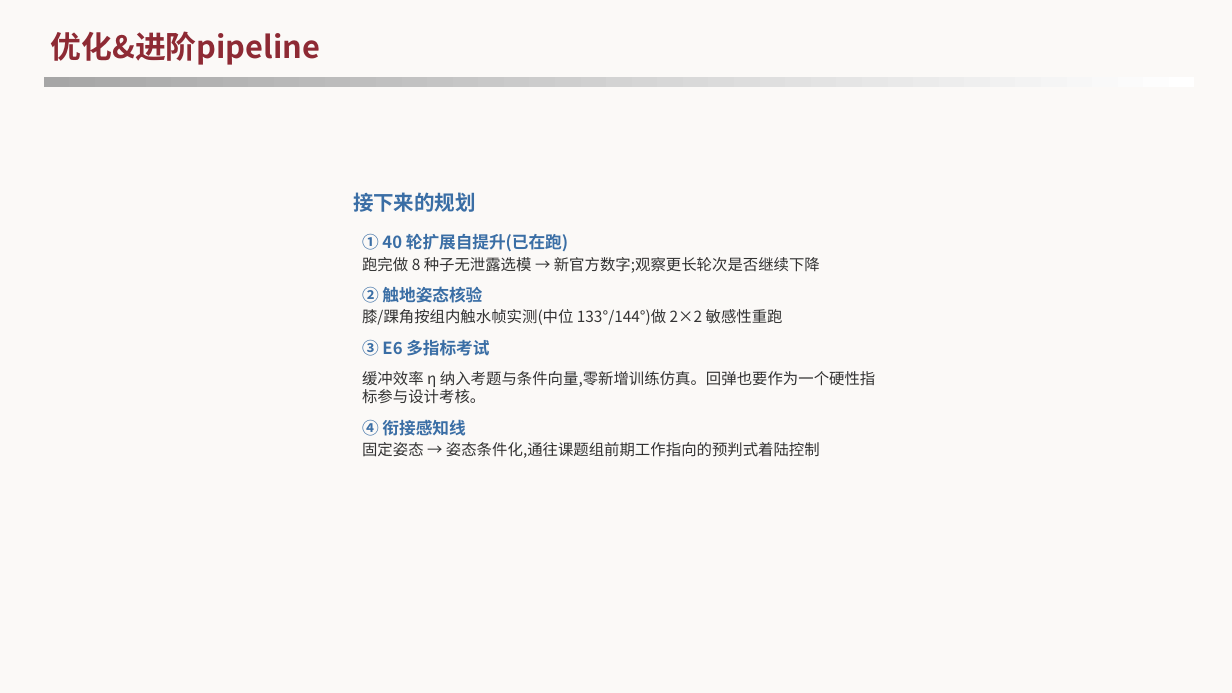
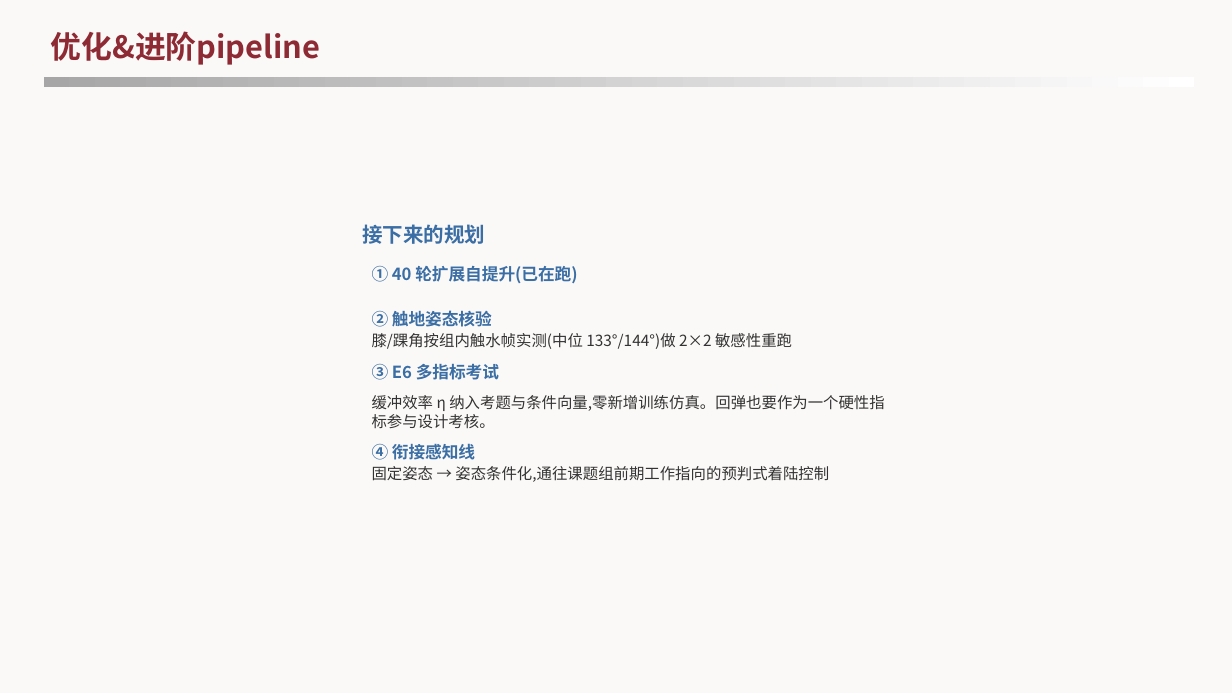
Before and after one commit to zycdengdeng/FFY, a slide deck: slide 14 of 每周汇报/13_08_2026第二周汇报_数据收口与生成闭环.pptx. Drawn at 1232x693 pixels with LibreOffice and Linux fonts; fonts in the diff are those of the drawing; background and template pictures are left out. Boxes give left, top, right and bottom in pixels: in the first picture for what was removed or moved away, otherwise in the second. Text is boxed around its words. In the diff, an @@ line names an element or a change of style, - is before the commit and + after.

```diff
--- a/每周汇报/13_08_2026第二周汇报_数据收口与生成闭环.pptx
+++ b/每周汇报/13_08_2026第二周汇报_数据收口与生成闭环.pptx
@@ text "接下来的规划": place and size @@
-text "接下来的规划" at <box>353,192,476,212</box>
+text "接下来的规划" at <box>362,224,485,244</box>
@@ text at <box>362,257,820,273</box>: paragraph removed @@
-跑完做 8 种子无泄露选模 → 新官方数字;观察更长轮次是否继续下降
@@ text "① 40 轮扩展自提升(已在跑)": place and size @@
-text "① 40 轮扩展自提升(已在跑)" at <box>362,234,875,458</box>
+text "① 40 轮扩展自提升(已在跑)" at <box>372,266,884,482</box>
```
Also in this commit, not shown: 4 other slides changed.
